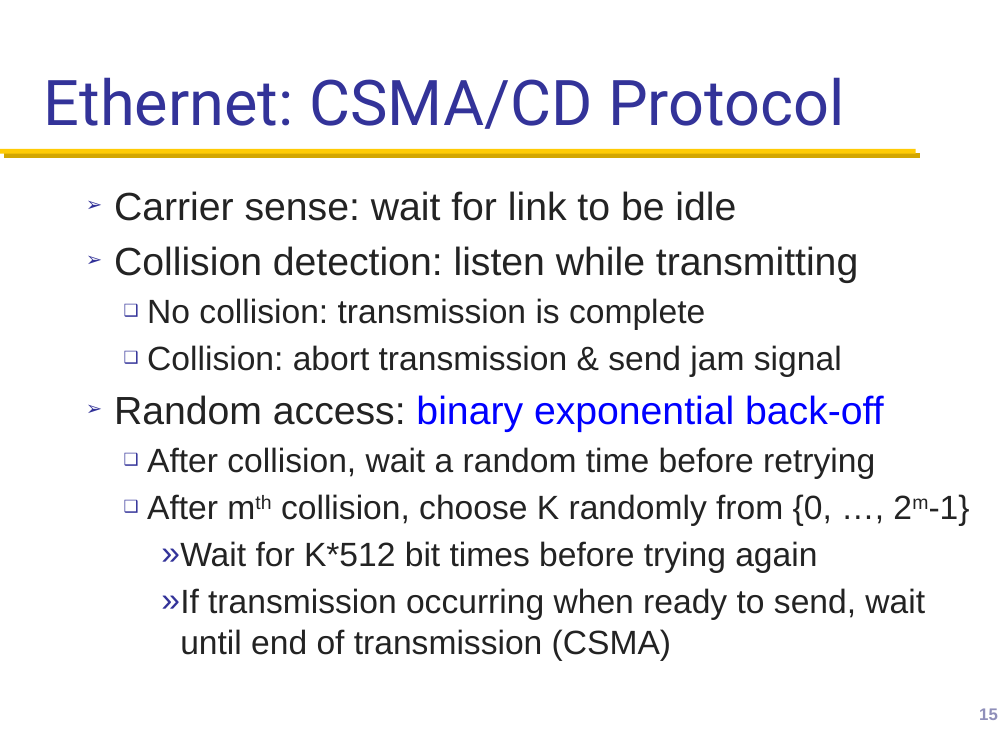
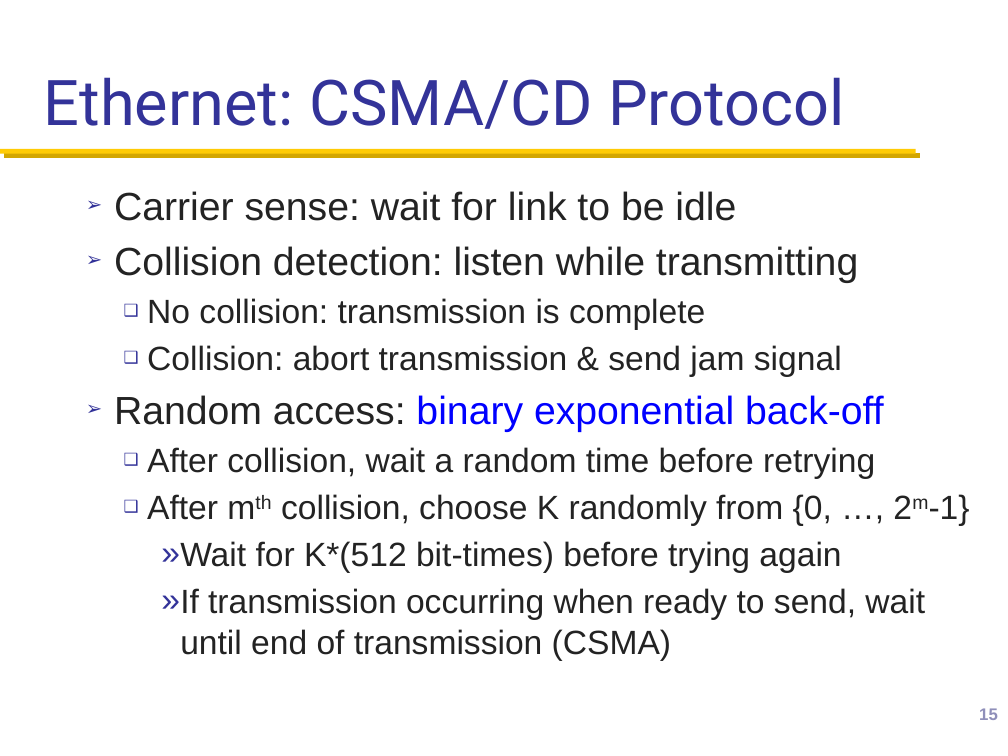
Before and after one commit to henryhxu/CSCI4430-ESTR4120, a slide deck: slide 15 of lectures/lec15.pptx. Drawn at 1008x756 pixels with LibreOffice and Linux fonts; fonts in the diff are those of the drawing; background and template pictures are left out. Boxes give left, top, right and bottom in pixels: in the first picture for what was removed or moved away, otherwise in the second. Text is boxed around its words. In the diff, an @@ line names an element or a change of style, - is before the commit and + after.

Commit message:
lec15 revised

```diff
--- a/lectures/lec15.pptx
+++ b/lectures/lec15.pptx
@@ text at (161,541,841,573): text changed @@
-    » Wait for K*512 bit times before trying again
+    » Wait for K*(512 bit-times) before trying again
```
Also in this commit, not shown: 5 other slides changed, 1 slide added.
